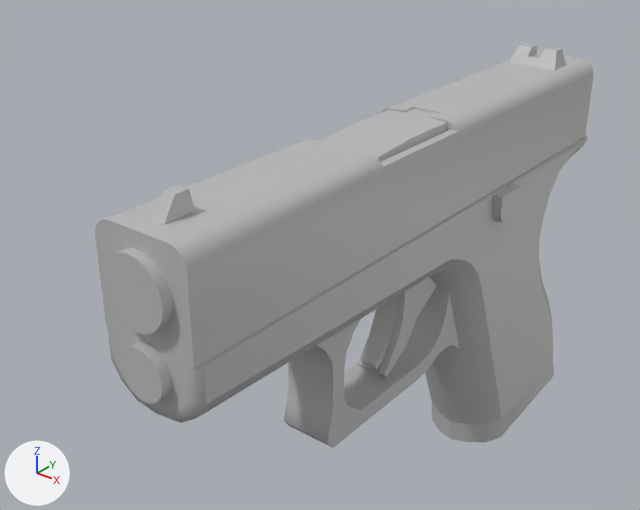
Before and after pictures for a commit that changed the FBX model GTAFake/Assets/2.Gameplay/4.Models/Weapons/Pistol/Avatar/Pistol.fbx.
Camera for both pictures: a 50 mm camera at (0.164, -0.255, 0.168) aimed at (-0.032, -0.01, 0.016). Lighting does not change. The marker at lower left points along +X, +Y and +Z. Where no turn or scale is listed for an object, it has been applied to the vertices. Vertices at the same position are counted once.

The first picture shows 'Pistol_Mesh'.
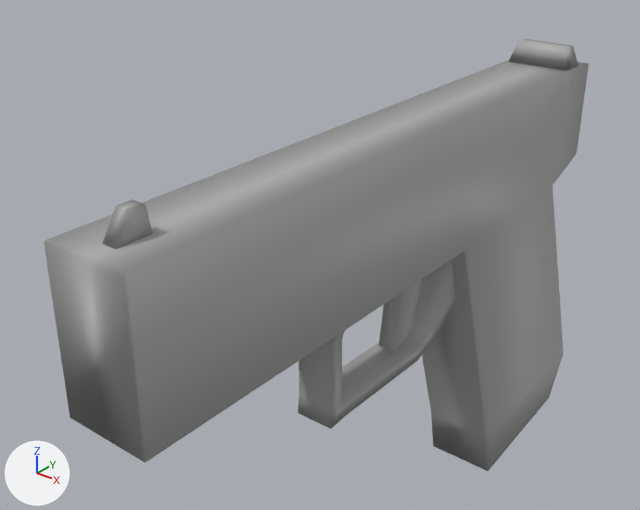
Diff of the bpy script that builds the scene:
```diff
--- a/GTAFake/Assets/2.Gameplay/4.Models/Weapons/Pistol/Avatar/Pistol.fbx.py
+++ b/GTAFake/Assets/2.Gameplay/4.Models/Weapons/Pistol/Avatar/Pistol.fbx.py
@@ me_mesh @@
 # verts and faces of me_mesh; kept vertices keep their numbers, new ones are numbered from 789
-me_mesh.from_pydata(...)  # 789 vertices, 1457 faces; spans x -0.019..0.023, y -0.127..0.127, z -0.093..0.082
-me_mesh.materials.append(mat_pistol_mat)  # grey #bcbcbc
+me_mesh.from_pydata(...)  # 76 vertices, 63 faces; spans x -0.015..0.015, y -0.141..0.136, z -0.111..0.083
+# me_mesh part 1: the loose piece of 369 vertices spanning x -0.019..0.019, y -0.124..0.127, z -0.093..0.075 is rebuilt with 24 vertices and now spans x -0.015..0.015, y -0.141..0.136, z -0.111..0.074, in mat_standardsurface1 (grey #aaaaaa)
+# me_mesh part 2: the loose piece of 38 vertices spanning x -0.006..0.006, y -0.019..0.017, z -0.022..0.02 is rebuilt with 8 vertices and now spans x -0.004..0.004, y -0.008..0.014, z -0.015..0.03, in mat_standardsurface1 (grey #aaaaaa)
+# me_mesh part 3: a new loose piece of 28 vertices spanning x -0.008..0.008, y -0.06..0.041, z -0.024..0.022, in mat_standardsurface1 (grey #aaaaaa)
+# me_mesh part 4: 10 loose pieces with 382 vertices, spanning x -0.013..0.023, y -0.127..0.112, z -0.082..0.082, are deleted
+# me_mesh part 5
+verts[789] = (-0.003, -0.133, 0.074)  # pixel (102, 243)
+verts[790] = (-0.003, -0.127, 0.083)  # pixel (115, 205)
+verts[791] = (-0.003, -0.122, 0.083)  # pixel (131, 199)
+verts[792] = (-0.003, -0.121, 0.074)
+for new, old in zip([*range(793, 797)], [*range(789, 793)]): verts[new] = verts[old] + (0.006, 0.0, 0.0)
+faces += [(789, 793, 794, 790), (790, 794, 795, 791), (791, 795, 796, 792), (789, 792, 796, 793), (793, 796, 795, 794), (789, 790, 791, 792)]
+# me_mesh part 6
+verts[797] = (-0.014, 0.1, 0.074)  # pixel (508, 61)
+verts[798] = (0.014, 0.1, 0.074)  # pixel (566, 71)
+verts[799] = (-0.011, 0.102, 0.083)  # pixel (518, 41)
+verts[800] = (0.011, 0.102, 0.083)  # pixel (566, 48)
+verts[801] = (-0.011, 0.109, 0.083)  # pixel (525, 38)
+verts[802] = (0.011, 0.109, 0.083)  # pixel (573, 45)
+verts[803] = (-0.014, 0.111, 0.074)
+verts[804] = (0.014, 0.111, 0.074)  # pixel (578, 65)
+faces += [(797, 798, 800, 799), (799, 800, 802, 801), (801, 802, 804, 803), (797, 803, 804, 798), (798, 804, 802, 800), (797, 799, 801, 803)]
+# me_mesh part 7: the surface is now shaded smooth
+me_mesh.materials.append(mat_standardsurface1)  # grey #aaaaaa
```

Changed parts and their boxes [x1, y1, x2, y2] in the pictures (640 x 510 px):
'Pistol_Mesh', reshaped (9% wider, 7% taller): before [95, 43, 594, 448]; after [44, 39, 589, 471]
part 1 of me_mesh, rebuilt (9% wider): before [95, 52, 594, 448]; after [44, 59, 589, 471]
part 2 of me_mesh, rebuilt: before [358, 277, 436, 378]; after [379, 279, 422, 352]
part 3 of me_mesh, added: after [298, 262, 456, 429]
part 4 of me_mesh, deleted: before [104, 43, 566, 404]
part 5 of me_mesh, added: after [102, 200, 153, 249]
part 6 of me_mesh, added: after [509, 39, 578, 71]
